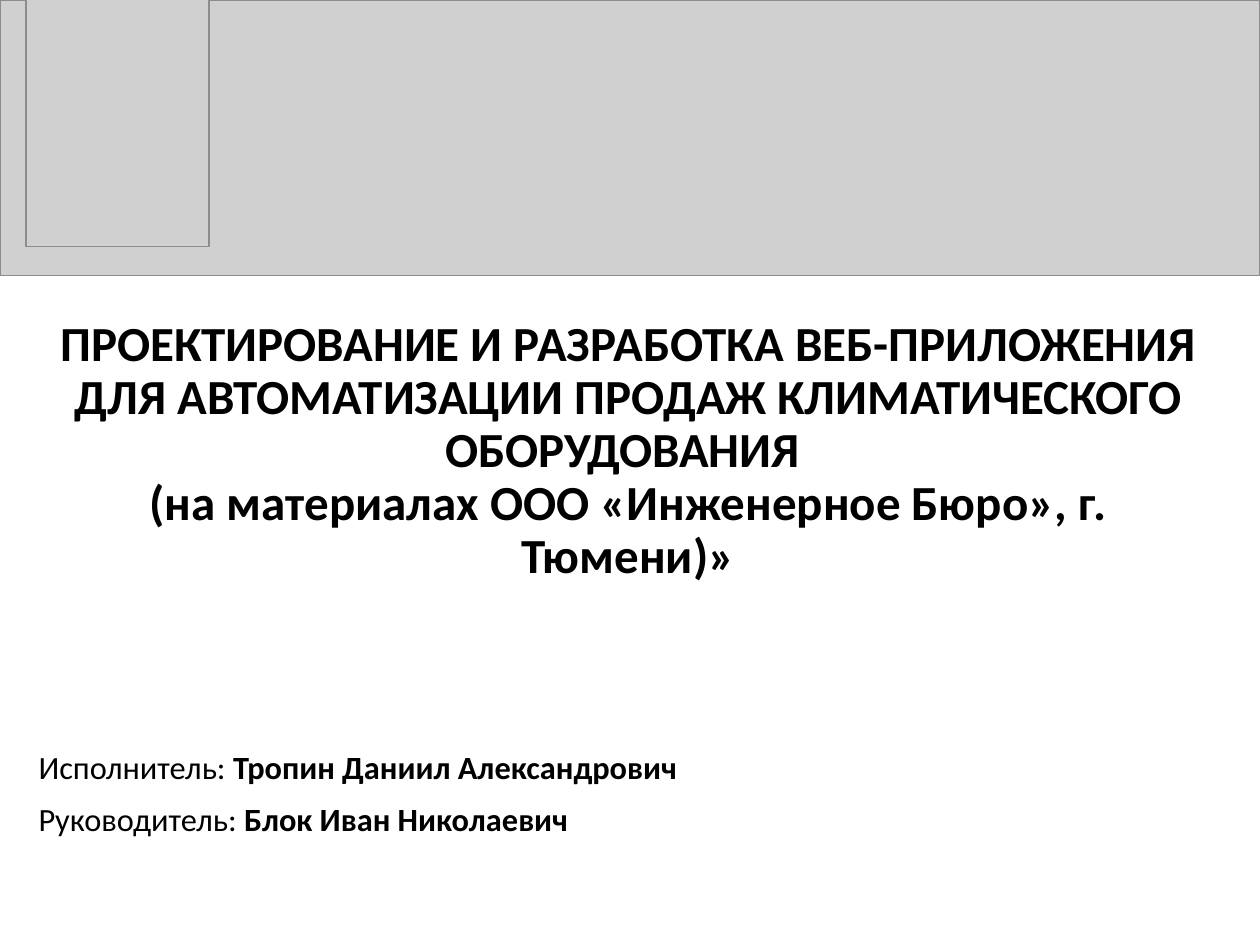
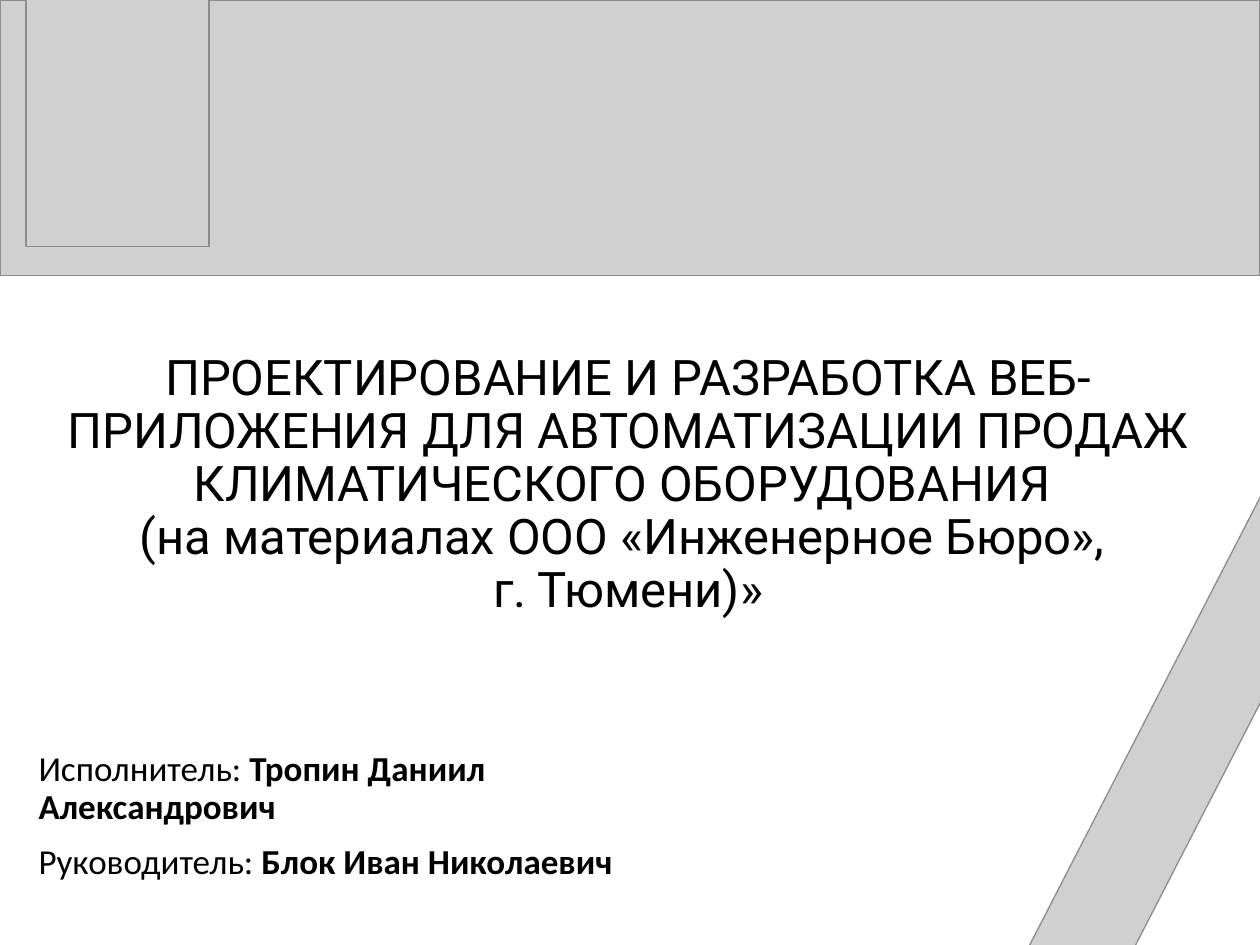
Before and after one commit to DaniilTropin11/IB-Company, a slide deck: slide 1 of ПРАВКИ_Презентация ВКР ВО.pptx. Drawn at 1260x945 pixels with LibreOffice and Linux fonts; fonts in the diff are those of the drawing; grey boxes stand for pictures. Boxes give left, top, right and bottom in pixels: in the first picture for what was removed or moved away, otherwise in the second. Text is boxed around its words. In the diff, an @@ line names an element or a change of style, - is before the commit and + after.

```diff
--- a/ПРАВКИ_Презентация ВКР ВО.pptx
+++ b/ПРАВКИ_Презентация ВКР ВО.pptx
@@ picture added at (942, 276, 1260, 945) @@
@@ title "ПРОЕКТИРОВАНИЕ И РАЗРАБОТКА ВЕБ-ПРИЛОЖЕНИЯ ДЛЯ ...": place and size @@
-title "ПРОЕКТИРОВАНИЕ И РАЗРАБОТКА ВЕБ-ПРИЛОЖЕНИЯ ДЛЯ ..." at (60, 329, 1196, 581)
+title "ПРОЕКТИРОВАНИЕ И РАЗРАБОТКА ВЕБ-ПРИЛОЖЕНИЯ ДЛЯ ..." at (68, 359, 1188, 618)
@@ title "ПРОЕКТИРОВАНИЕ И РАЗРАБОТКА ВЕБ-ПРИЛОЖЕНИЯ ДЛЯ ..." at (68, 359, 1188, 618): font Calibri to Roboto, bold off @@
@@ subtitle "Исполнитель: Тропин Даниил Александрович" at (39, 758, 612, 880): size 18.5 to 20 pt @@
```
Also in this commit, not shown: 9 other slides changed, 6 slides added, 8 slides removed.
